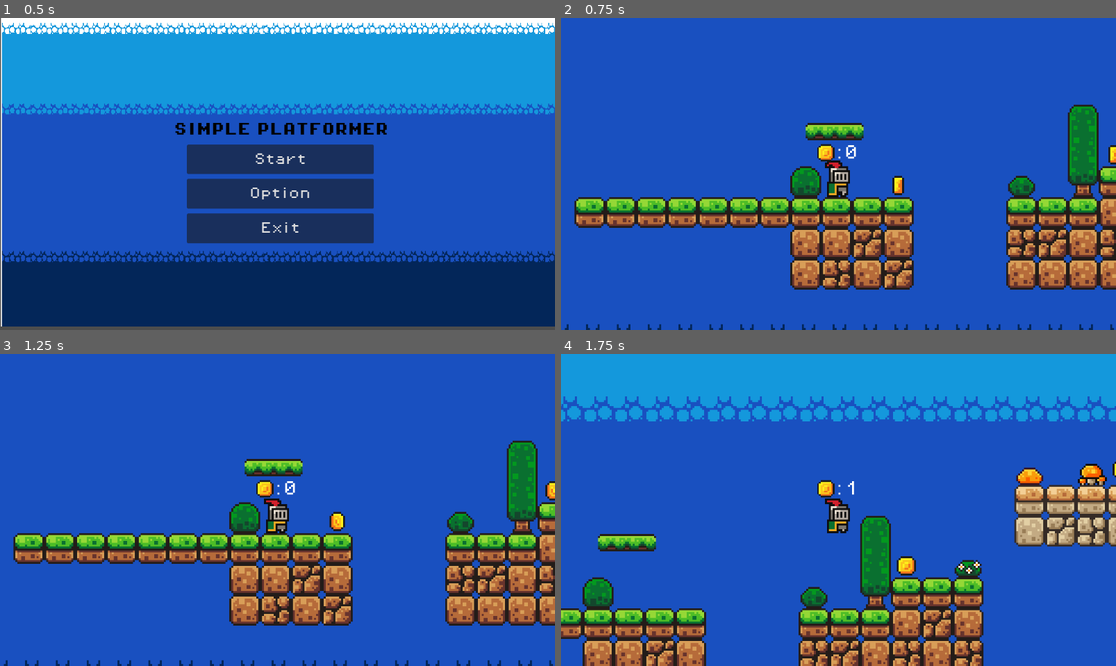
Above: before the commit, frames 1-4 (two rows, left to right).
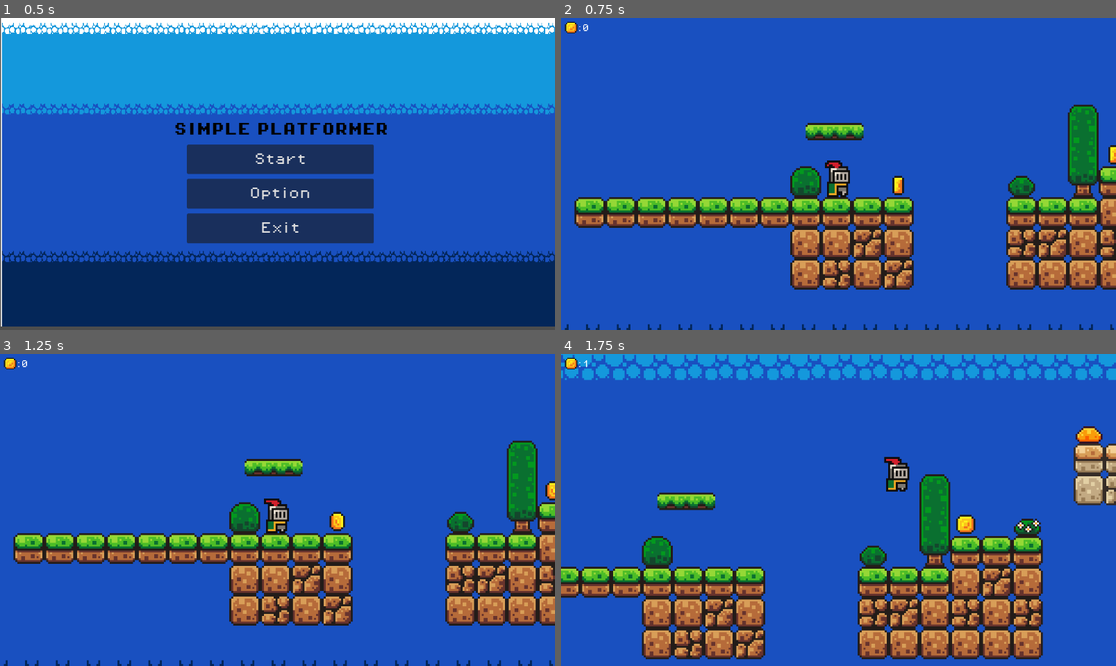
Above: after the commit, the same moments.

Repository: VincentiusAlfredoButarButar/FirstGame
Game: Godot game, scene res://scene/main_menu.tscn
Two runs of this game, one before a commit and one after it. Both use one fixed random seed, a clock stepped at 60 frames per second and the inputs below.
Inputs:
- Up to frame 1 (0.5 s): no input
- Up to frame 2 (0.75 s): click "Start" at 0.5 s
- Up to frame 3 (1.25 s): no input
- Up to frame 4 (1.75 s): hold D (move_right) from 1.28 s (still down); tap Down (dash) at 1.35 s; tap Space (jump) at 1.52 s

Frame 1 is identical in both runs. In frame 2, 0.3% of the frame differs, in the area x 0-54%, y 1-47%; in frame 3, 0.3%; in frame 4, 47%, in the area x 0-100%, y 0-100%.

Commit message:
update: fixed coin counter UI again

Diff:
--- a/scene/game.tscn
+++ b/scene/game.tscn
@@ -595,6 +595,25 @@
 
 [node name="game" type="Node2D"]
 
+[node name="CanvasLayer" type="CanvasLayer" parent="."]
+
+[node name="Sprite2D" type="Sprite2D" parent="CanvasLayer"]
+position = Vector2(20, 20)
+scale = Vector2(2.63333, 2.46875)
+texture = ExtResource("11_q1sh6")
+region_enabled = true
+region_rect = Rect2(0, 0, 15, 16)
+
+[node name="ScoreLabel" type="Label" parent="CanvasLayer"]
+unique_name_in_owner = true
+offset_left = 34.0
+offset_top = 13.0
+offset_right = 63.0
+offset_bottom = 29.0
+theme_override_fonts/font = ExtResource("2_yp6to")
+theme_override_font_sizes/font_size = 16
+text = ":0"
+
 [node name="GameManager" type="Node" parent="."]
 unique_name_in_owner = true
 script = ExtResource("1_wshj5")
@@ -614,23 +633,7 @@
 [node name="Camera2D" type="Camera2D" parent="Player"]
 zoom = Vector2(4, 4)
 limit_bottom = 68
-
-[node name="Sprite2D" type="Sprite2D" parent="Player/Camera2D"]
-position = Vector2(-7, -11)
-scale = Vector2(0.904167, 0.890625)
-texture = ExtResource("11_q1sh6")
-region_enabled = true
-region_rect = Rect2(0, 0, 15, 16)
-
-[node name="ScoreLabel" type="Label" parent="Player/Camera2D"]
-unique_name_in_owner = true
-offset_left = -2.0
-offset_top = -15.0
-offset_right = 10.0
-offset_bottom = -7.0
-theme_override_fonts/font = ExtResource("2_yp6to")
-theme_override_font_sizes/font_size = 8
-text = ":0"
+position_smoothing_enabled = true
 
 [node name="killzone" parent="." instance=ExtResource("5_3pf84")]
 position = Vector2(-35, 69)
--- a/scene/main_menu.tscn
+++ b/scene/main_menu.tscn
@@ -7,8 +7,6 @@
 
 [sub_resource type="StyleBoxTexture" id="StyleBoxTexture_g77y7"]
 texture = ExtResource("1_lku3v")
-
-[sub_resource type="GDScript" id="GDScript_bkfan"]
 
 [node name="Main Menu" type="Node2D"]
 position = Vector2(582, 365)
@@ -44,7 +42,6 @@
 theme_override_font_sizes/font_size = 26
 text = "Start
 "
-script = SubResource("GDScript_bkfan")
 
 [node name="Option" type="Button" parent="VBoxContainer"]
 layout_mode = 2
Not shown: 1 places in scene/main_menu.tscn that only renumber resources
